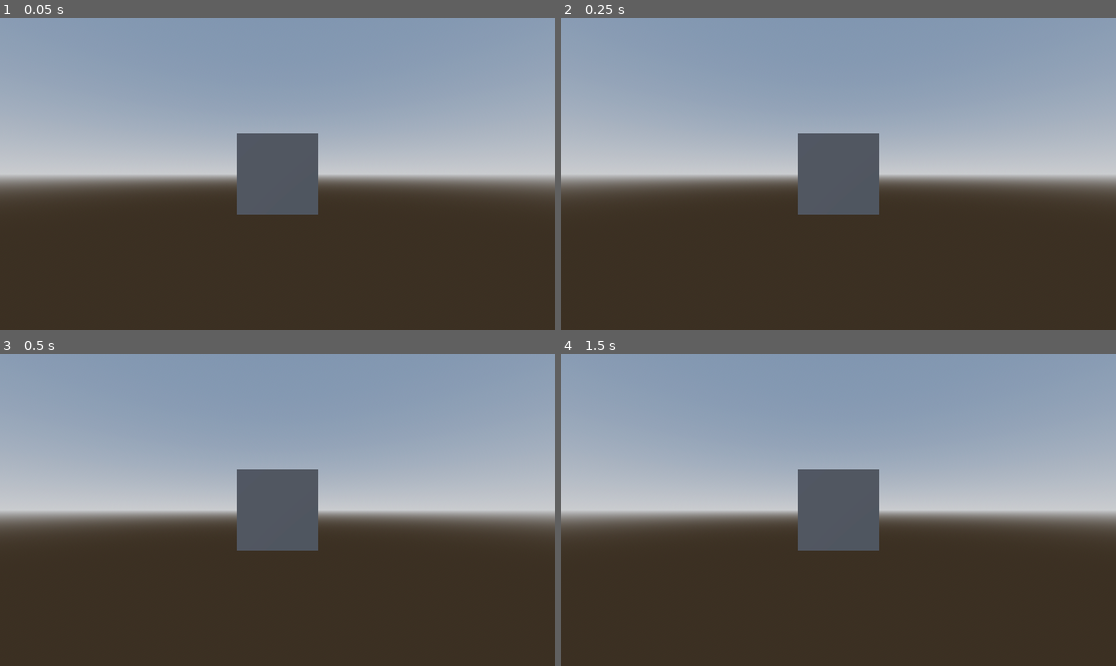
Above: before the commit, frames 1-4 (two rows, left to right).
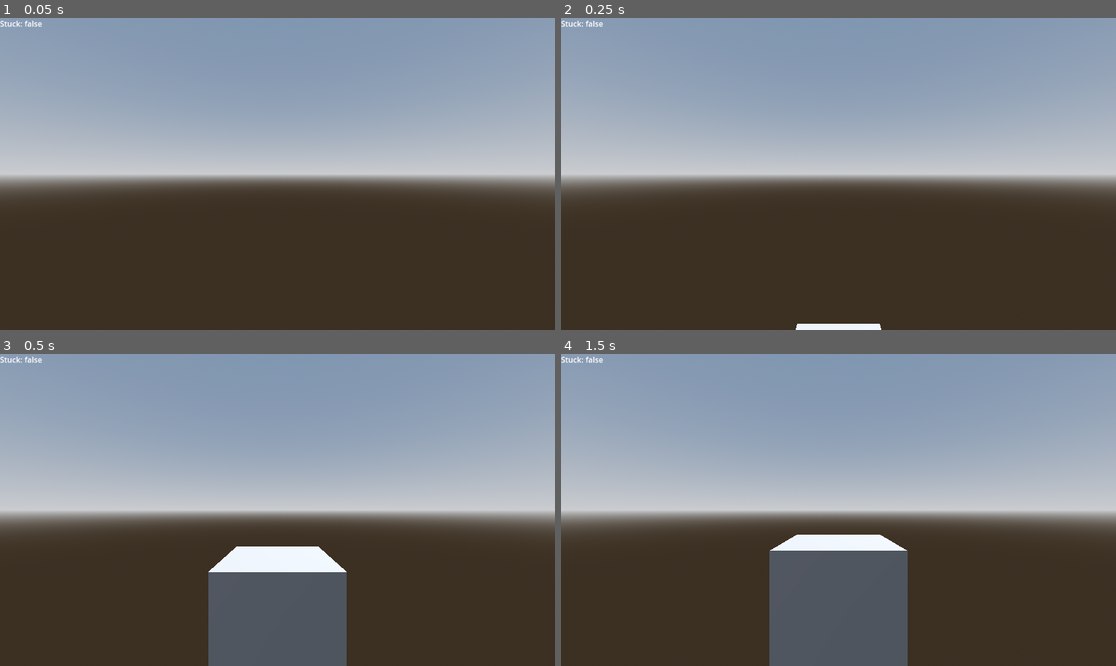
Above: after the commit, the same moments.

Repository: GibberishDev/GodSource
Game: Godot game, scene res://debug_scene_delete_later.tscn
Two runs of this game, one before a commit and one after it. Both use one fixed random seed, a clock stepped at 60 frames per second and the inputs below. This scene is started directly instead of the project's main scene.
Inputs (mouse positions are in pixels of both pictures, inside the frame that each line leads up to):
- Up to frame 1 (0.05 s): no input
- Up to frame 2 (0.25 s): no input
- Up to frame 3 (0.5 s): no input
- Up to frame 4 (1.5 s): tap Enter at 0.5 s; move the mouse to (960, 494) at 0.52 s; tap T at 0.6 s; click (960, 494) at 0.67 s; tap Space at 1.25 s; move the mouse to (727, 525) at 1.27 s; hold S from 1.28 s (still down); tap Y at 1.35 s

The runs differ from the first frame. In frame 1, 3.8% of the frame differs, in the area x 0-58%, y 0-64%; in frame 2, 4.1%; in frame 3, 13%; in frame 4, 13%, in the area x 0-63%, y 0-100%.

Commit message:
add collision hull size change method on runtime - update_hull() method with default tf2 player size - update unstuck algorythm to correctly update physics transforms before checking for collision

Diff:
--- a/debug_scene_delete_later.tscn
+++ b/debug_scene_delete_later.tscn
@@ -21,10 +21,23 @@
 
 [sub_resource type="BoxMesh" id="BoxMesh_nwtsw"]
 
+[sub_resource type="GDScript" id="GDScript_0qie4"]
+script/source = "extends Control
+
+@onready
+var player : CharacterBody3D = self.get_parent().get_node(\"gs_player\")
+
+
+func _process(delta: float) -> void:
+	get_node(\"is_stuck_label\").text = \"Stuck: \" + str(player.is_stuck)
+"
+
 [node name="Node3D" type="Node3D"]
 
 [node name="gs_player" parent="." instance=ExtResource("1_0qie4")]
-transform = Transform3D(1, 0, 0, 0, 1, 0, 0, 0, 1, 0, -0.114, 3)
+transform = Transform3D(1, 0, 0, 0, 1, 0, 0, 0, 1, 0, 1.887, 1.968)
+wall_min_slide_angle = 0.0
+floor_snap_length = 0.0
 
 [node name="WorldEnvironment" type="WorldEnvironment" parent="."]
 environment = SubResource("Environment_gbv3d")
@@ -34,15 +47,33 @@
 shadow_enabled = true
 
 [node name="ground" type="StaticBody3D" parent="."]
-transform = Transform3D(1, 0, 0, 0, 1, 0, 0, 0, 1, 0, -0.5, 0)
+collision_mask = 0
+metadata/_edit_group_ = true
 
 [node name="ground_collision" type="CollisionShape3D" parent="ground"]
 shape = SubResource("WorldBoundaryShape3D_0qie4")
 
 [node name="box" type="StaticBody3D" parent="."]
+transform = Transform3D(1, 0, 0, 0, 1, 0, 0, 0, 1, 0, 0.5, 0)
+metadata/_edit_group_ = true
 
 [node name="CollisionShape3D" type="CollisionShape3D" parent="box"]
 shape = SubResource("BoxShape3D_0qie4")
 
 [node name="MeshInstance3D" type="MeshInstance3D" parent="box"]
 mesh = SubResource("BoxMesh_nwtsw")
+
+[node name="debug_hud" type="Control" parent="."]
+layout_mode = 3
+anchors_preset = 15
+anchor_right = 1.0
+anchor_bottom = 1.0
+grow_horizontal = 2
+grow_vertical = 2
+script = SubResource("GDScript_0qie4")
+
+[node name="is_stuck_label" type="Label" parent="debug_hud"]
+layout_mode = 0
+offset_right = 40.0
+offset_bottom = 23.0
+text = "player is stuck: "
--- a/lib/classes/gs_player.gd
+++ b/lib/classes/gs_player.gd
@@ -11,11 +11,16 @@
 var is_grounded : bool = false
 var is_airborne : bool = false
 var is_stuck : bool = false
+
 var current_movement_type : MOVEMENT_TYPE = MOVEMENT_TYPE.AIRBORNE
 
 var unstuck_offsets_table : PackedVector3Array = []
 var unstuck_offsets_table_id : int = 0
 var unstuck_check_timer : Timer
+
+var standart_hull_size : Vector3 = Vector3(49 * 1.905 / 100, 83 * 1.905 / 100, 49 * 1.905 / 100)
+var crouch_hull_size : Vector3 = Vector3(49 * 1.905 / 100, 63 * 1.905 / 100, 49 * 1.905 / 100)
+var wish_hull_size : Vector3 = standart_hull_size
 
 enum MOVEMENT_TYPE {
 	AIRBORNE,
@@ -27,9 +32,12 @@
 #region nodde references
 @onready
 var stuck_check_collider : ShapeCast3D = get_node("stuck_check_collider")
+@onready
+var player_collision_hull : CollisionShape3D = get_node("collision_hull")
 #endregion
 
 func _ready() -> void:
+	update_hull()
 	unstuck_offsets_table = gen_unstuck_offsets_table()
 
 func _physics_process(delta: float) -> void:
@@ -37,10 +45,12 @@
 
 func process_movement(delta: float) -> void:
 	#step 1: check if stuck and try to unstuck and move to step 14
+	stuck_check_collider.force_update_transform()
 	stuck_check_collider.force_shapecast_update()
 	if stuck_check_collider.is_colliding():
 		try_unstuck()
 	else:
+		if is_stuck: is_stuck = false
 		#step 2: check vertical velocity. Become airborne
 		if velocity.y >= upward_velocity_threshhold:
 			is_airborne = true
@@ -73,10 +83,9 @@
 			velocity = velocity.normalized() * maximum_velocity_cap
 	#step 14: check triggers to activate
 	#step 15: adjust collision hull
-		#change_collision_hull_size()
+		update_hull()
 	#step 16: process projectiles
 		#process_projectiles()
-
 
 #region unstuck algorythm
 #---
@@ -153,17 +162,32 @@
 #		Valve decided to iterate no sooner than 0.05 seconds from last iteration. Roughly every 4 physics frames at 66 pfps
 func try_unstuck() -> void:
 	var unstuck_offset : Vector3
-	for i: int in range(53):
+	is_stuck = true
+	stuck_check_collider.position = Vector3(0.0, stuck_check_collider.shape.size.y/2.0, 0.0)
+	for i:int in range(53):
 		unstuck_offset = get_unstuck_offset()
-		stuck_check_collider.position = unstuck_offset
+		stuck_check_collider.position = unstuck_offset + Vector3(0.0, stuck_check_collider.shape.size.y/2.0, 0.0)
+		stuck_check_collider.force_update_transform()
 		stuck_check_collider.force_shapecast_update()
 		if !stuck_check_collider.is_colliding():
 			global_position += unstuck_offset
-			is_stuck = true
+			is_stuck = false
+			unstuck_offsets_table_id = 0
 			break
-	unstuck_offsets_table_id = 0
-	is_stuck = false
-	stuck_check_collider.position = Vector3.ZERO
 
 
 #endregion
+
+#region collision hull editing
+
+func update_hull() -> void:
+	if player_collision_hull.shape.size == wish_hull_size:
+		return
+	var size : Vector3 = wish_hull_size
+	var hull : CollisionShape3D = player_collision_hull
+	hull.position = Vector3(0.0, size.y/2.0, 0.0)
+	stuck_check_collider.position = Vector3(0.0, size.y/2.0, 0.0)
+	hull.shape.size = size
+	stuck_check_collider.shape = hull.shape
+
+#endregion
--- a/lib/classes/gs_player.tscn
+++ b/lib/classes/gs_player.tscn
@@ -3,8 +3,11 @@
 [ext_resource type="Script" uid="uid://dg16pbcyfkmd0" path="res://lib/classes/gs_player.gd" id="1_k5xr0"]
 
 [sub_resource type="BoxShape3D" id="BoxShape3D_xdf4h"]
+size = Vector3(0.933, 1.581, 0.933)
 
-[sub_resource type="BoxShape3D" id="BoxShape3D_k5xr0"]
+[sub_resource type="SphereMesh" id="SphereMesh_k5xr0"]
+radius = 0.05
+height = 0.1
 
 [node name="gs_player" type="CharacterBody3D"]
 collision_layer = 2
@@ -14,14 +17,18 @@
 script = ExtResource("1_k5xr0")
 
 [node name="collision_hull" type="CollisionShape3D" parent="."]
+transform = Transform3D(1, 0, 0, 0, 1, 0, 0, 0, 1, 0, 0.79, 0)
 shape = SubResource("BoxShape3D_xdf4h")
 
 [node name="player_input" type="Node" parent="."]
 
 [node name="Camera3D" type="Camera3D" parent="."]
+transform = Transform3D(1, 0, 0, 0, 1, 0, 0, 0, 1, 0, 1.295, 0)
 
 [node name="stuck_check_collider" type="ShapeCast3D" parent="."]
-shape = SubResource("BoxShape3D_k5xr0")
+transform = Transform3D(1, 0, 0, 0, 1, 0, 0, 0, 1, 0, 0.791, 0)
+shape = SubResource("BoxShape3D_xdf4h")
 target_position = Vector3(0, 0, 0)
-max_results = 1
-debug_shape_custom_color = Color(0.0666666, 0, 1, 1)
+
+[node name="MeshInstance3D" type="MeshInstance3D" parent="."]
+mesh = SubResource("SphereMesh_k5xr0")
Not shown: 1 places in debug_scene_delete_later.tscn that only renumber resources
